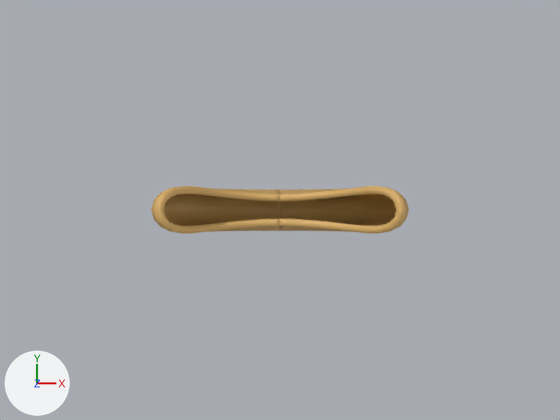
The Blender file tools/fortune-cookie.blend, before and after one commit.
Camera for both pictures: the file's camera 'Camera'. Arrows for +X, +Y and +Z are at lower left; the lights stay in place. The first picture is the older version.

In view in the first picture: 'HalfL', 'HalfR'.
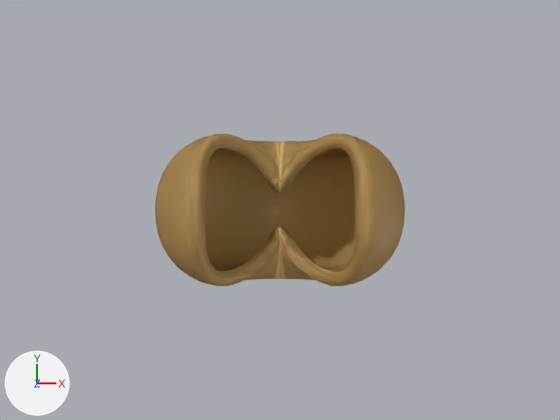
What differs and where, as boxes [x1, y1, x2, y2] in the pictures (560 x 420 px):
'Whole', added (orange)
    after: [155, 133, 405, 286]
'HalfR', reshaped, modifiers changed
    before: [280, 186, 409, 234]
    after: [279, 141, 291, 279]
'HalfL', reshaped, modifiers changed
    before: [151, 186, 280, 234]
    after: [269, 141, 281, 279]

The change, as a list of edits to the scene's bpy script:
```text
Change me_halflmesh:
    used by ob_halfl; location = (0.0, 0.0, 0.0)
    remove me_halflmesh.from_pydata(...)  # 1585 vertices, 792 faces; spans x -0.486..0.486, y -0.076..0.076, z -0.345..0.347
    add me_halflmesh.from_pydata(...)  # 1585 vertices, 792 faces; spans x -0.472..0.472, y -0.271..0.271, z -0.423..0.424
    me_halflmesh part 1: 1585 of 1585 vertices moved; they spanned x -0.486..0.486, y -0.076..0.076, z -0.345..0.347 and now span x -0.472..0.472, y -0.271..0.271, z -0.423..0.424; mean shift (0.0, 0.0, -0.026)
Change me_halfrmesh:
    used by ob_halfr; location = (0.0, 0.0, 0.0)
    remove me_halfrmesh.from_pydata(...)  # 1585 vertices, 792 faces; spans x -0.486..0.486, y -0.076..0.076, z -0.345..0.347
    add me_halfrmesh.from_pydata(...)  # 1585 vertices, 792 faces; spans x -0.472..0.472, y -0.271..0.271, z -0.423..0.424
    me_halfrmesh part 2: 1585 of 1585 vertices moved; they spanned x -0.486..0.486, y -0.076..0.076, z -0.345..0.347 and now span x -0.472..0.472, y -0.271..0.271, z -0.423..0.424; mean shift (0.0, 0.0, -0.026)
Add me_wholemesh:
    me_wholemesh.from_pydata(...)  # 1585 vertices, 1584 faces; spans x -0.472..0.472, y -0.271..0.271, z -0.423..0.424
    me_wholemesh.polygons.foreach_set('use_smooth', [True] * 1584)
    me_wholemesh.materials.append(mat_biscuit)  # orange #daaf69
Change ob_halfl:
    where _m = ob_halfl.modifiers.new('Solidify', 'SOLIDIFY')
    _m.thickness: 0.0281 -> 0.0558
Change ob_halfr:
    where _m = ob_halfr.modifiers.new('Solidify', 'SOLIDIFY')
    _m.thickness: 0.0281 -> 0.0558
Add ob_whole:
    ob_whole = bpy.data.objects.new('Whole', me_wholemesh)
    ob_whole.location = (0.0, 0.0, 0.0)
    _m = ob_whole.modifiers.new('Solidify', 'SOLIDIFY')
    _m.thickness = 0.0558
    _m.offset = 0.0
```
